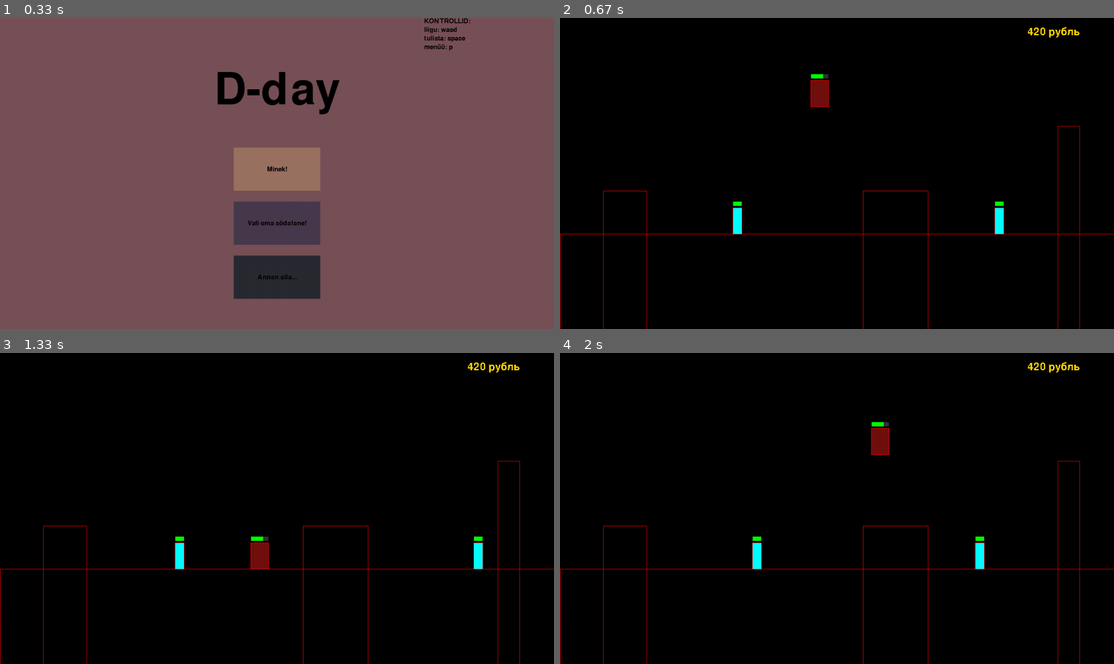
Above: before the commit, frames 1-4 (two rows, left to right).
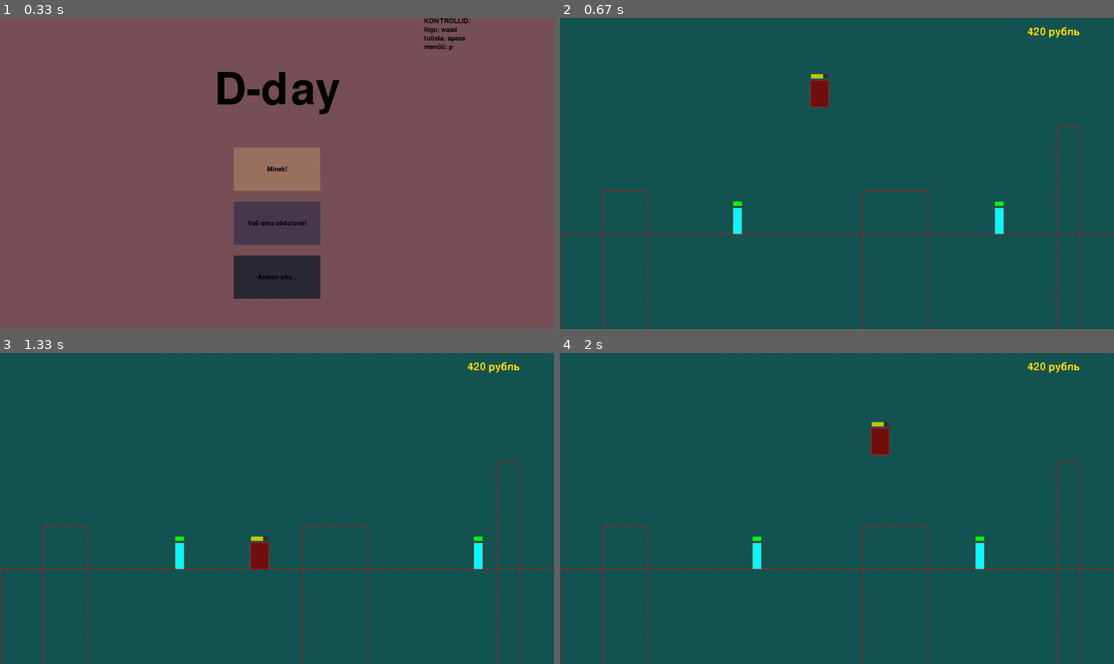
Above: after the commit, the same moments.

Repository: KarupoegPuhh/2020-projekt
Game: pygame game, started from MAIN.py
Two runs of this game, one before a commit and one after it. Both use one fixed random seed, a clock stepped at 60 frames per second and the inputs below.
Inputs (mouse positions are in pixels of both pictures, inside the frame that each line leads up to):
- Up to frame 1 (0.33 s): no input
- Up to frame 2 (0.67 s): click "Minek!" at 0.38 s
- Up to frame 3 (1.33 s): tap P at 0.67 s; click "Jätkan!" at 1.05 s
- Up to frame 4 (2 s): hold D 1.33-1.8 s; move the mouse to (704, 511) at 1.37 s; tap Space at 1.4, 1.7, 1.9 s; hold W from 1.83 s (still down)

Frame 1 is identical in both runs. In frame 2, 99% of the frame differs, in the area x 0-100%, y 0-100%; in frame 3, 99%; in frame 4, 99%.

Commit message:
peale surma vahe ekraan ja healthbar fix

Diff:
--- a/MAIN.py
+++ b/MAIN.py
@@ -256,6 +256,15 @@
             self.raha = 420
 
         def hit(self):
+            if self.health > 1:
+                self.health -= 1
+                self.x -= 20
+            else:
+                self.elus = False
+                surm()
+
+        def draw(self, aken):
+            #elude update
             if self.health >= self.max_health * 0.8:
                 self.elud_värv = (0,255,0)
             elif self.health >= self.max_health * 0.6:
@@ -264,15 +273,6 @@
                 self.elud_värv = (255,100,0)
             else:
                 self.elud_värv = (255,50,0)
-
-            if self.health > 1:
-                self.health -= 1
-                self.x -= 20
-            else:
-                self.elus = False
-                surm()
-
-        def draw(self, aken):
             #elud
             pg.draw.rect(aken, (50,50,50),(self.x, self.y-15, self.laius, 10))
             pg.draw.rect(aken, self.elud_värv,(self.x, self.y-15, self.health * (self.laius / self.max_health) , 10))
@@ -482,14 +482,14 @@
 
 
             nupp("Jätkan!", 170, 300, 200, 100, (0,100,0), (0,255,0), unpause)
-            nupp("Annan alla", 540, 300, 200, 100, (100,100,0), (255,255,0), quit)
+            nupp("Annan alla", 540, 300, 200, 100, (100,100,0), (255,255,0), intro)
             nupp("Varustuse juurde", 910, 300, 200, 100, (0,100,0), (0,255,0), inventory)
             nupp("Konsum", 540, 450, 200, 100, (0,100,0), (0,255,0), pood)
 
             pg.display.update()
 
     def redrawGameWindow():
-        aken.fill((0,0,0))
+        aken.fill((21,85,83))
 
         for prr in põrand.instances:
             prr.draw(aken)
@@ -559,6 +559,13 @@
     def surm():
         psurm.play()
         pg.mixer.music.stop()
+        #Väike paus ja ütleb, et surid
+        TextSurf, TextRect = text_objects("Sa said surma...lol", mediumText)
+        TextRect.center = ((laius // 2), (170))
+        aken.blit(TextSurf, TextRect)
+        pg.display.update()
+        pg.time.wait(3000)
+
         surm = True
         while surm:
             for event in pg.event.get():
